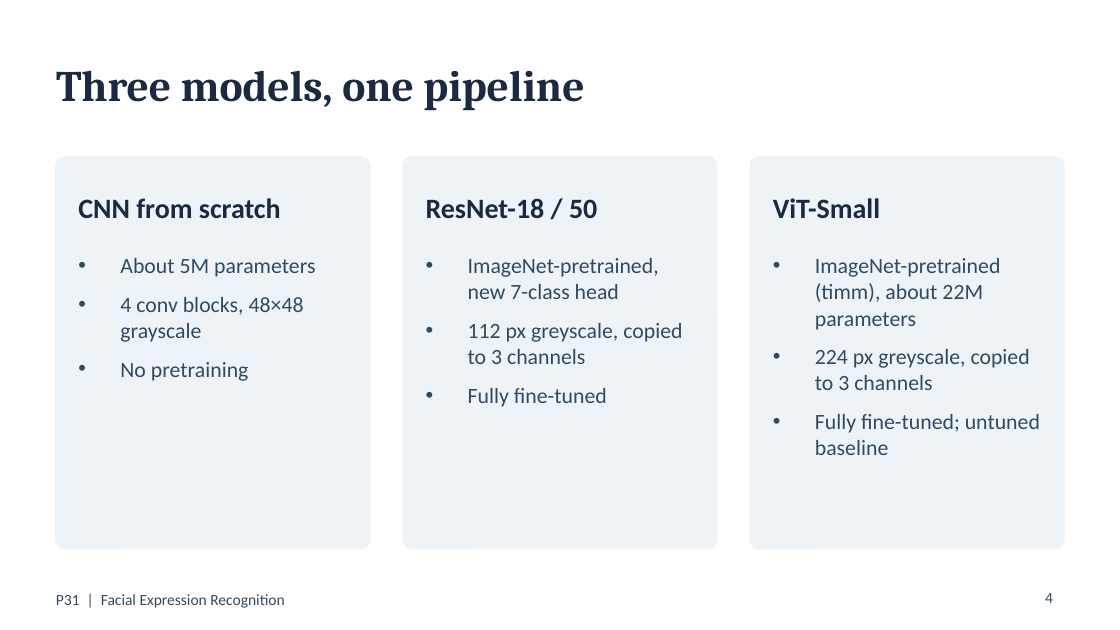
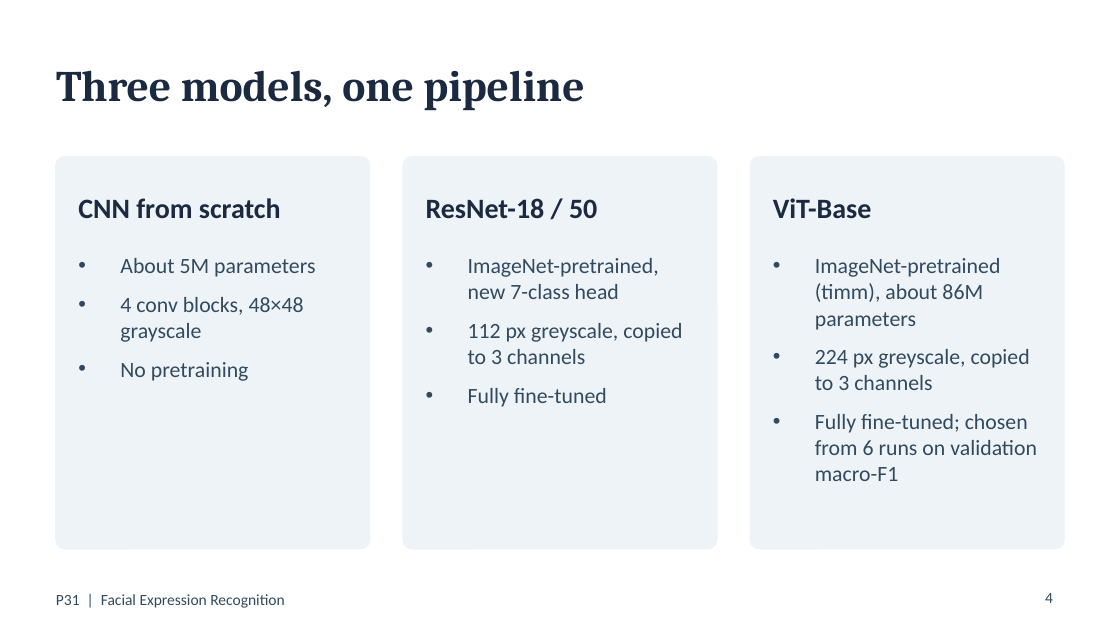
Before and after one commit to Neeraj-NP/P31-facial-expression-recognition, a slide deck: slide 4 of report/slides.pptx. Drawn at 1120x630 pixels with LibreOffice and Linux fonts; fonts in the diff are those of the drawing. Boxes give left, top, right and bottom in pixels: in the first picture for what was removed or moved away, otherwise in the second. Text is boxed around its words. In the diff, an @@ line names an element or a change of style, - is before the commit and + after.

```diff
--- a/report/slides.pptx
+++ b/report/slides.pptx
@@ text at bbox=[773, 198, 872, 218]: text changed @@
-ViT-Small
+ViT-Base
@@ text at bbox=[815, 258, 1001, 330]: text changed @@
-• ImageNet-pretrained (timm), about 22M parameters
+• ImageNet-pretrained (timm), about 86M parameters
@@ text at bbox=[815, 414, 1037, 481]: text changed @@
-• Fully fine-tuned; untuned baseline
+• Fully fine-tuned; chosen from 6 runs on validation macro-F1
```
Also in this commit, not shown: 4 other slides changed, 1 slide added, 1 slide removed, 9 other files.
